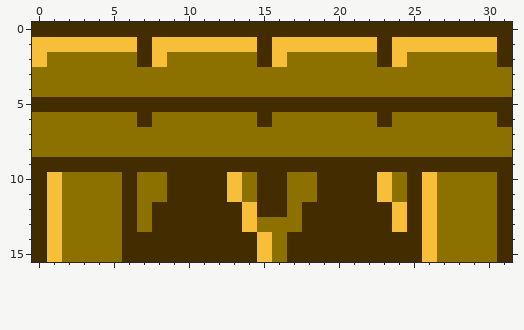
Two versions of one pixel-art sprite, gamecherry/debug/images/tower/wall_01_32x16.png. Above, as it was before the edit.
The file is 32x16 pixels.
Now the later version:
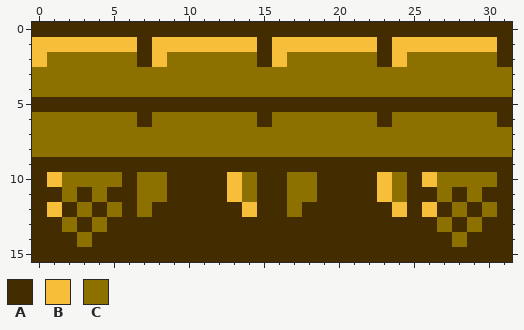
Palette (. is transparent): A #422c00  B #f7be39  C #8c7100
From old to new:
@@ x 0..31 @@
 10 ABCCCCACCAAAABCAACCAAAABCABCCCCA
-11 ABCCCCACCAAAABCAACCAAAABCABCCCCA
-12 ABCCCCACAAAAAABAACAAAAAABABCCCCA
-13 ABCCCCACAAAAAABCCCAAAAAABABCCCCA
-14 ABCCCCAAAAAAAAABCAAAAAAAAABCCCCA
-15 ABCCCCAAAAAAAAABCAAAAAAAAABCCCCA
+11 AACACAACCAAAABCAACCAAAABCAACACAA
+12 ABACACACAAAAAABAACAAAAAABABACACA
+13 AACACAAAAAAAAAAAAAAAAAAAAAACACAA
+14 AAACAAAAAAAAAAAAAAAAAAAAAAAACAAA
+15 AAAAAAAAAAAAAAAAAAAAAAAAAAAAAAAA
Boxes around the changes in both pictures, in picture pixels (x1, y1, x2, y2):
changed: (47, 187, 152, 262)
changed: (392, 187, 497, 262)
changed: (242, 217, 302, 262)
